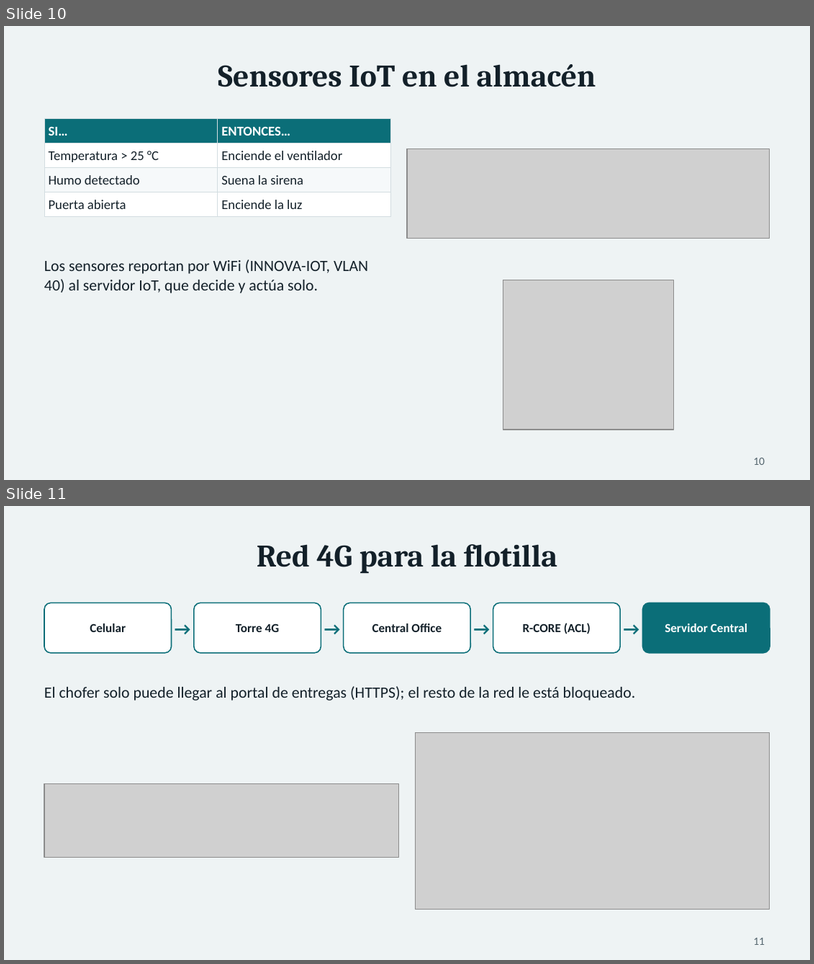
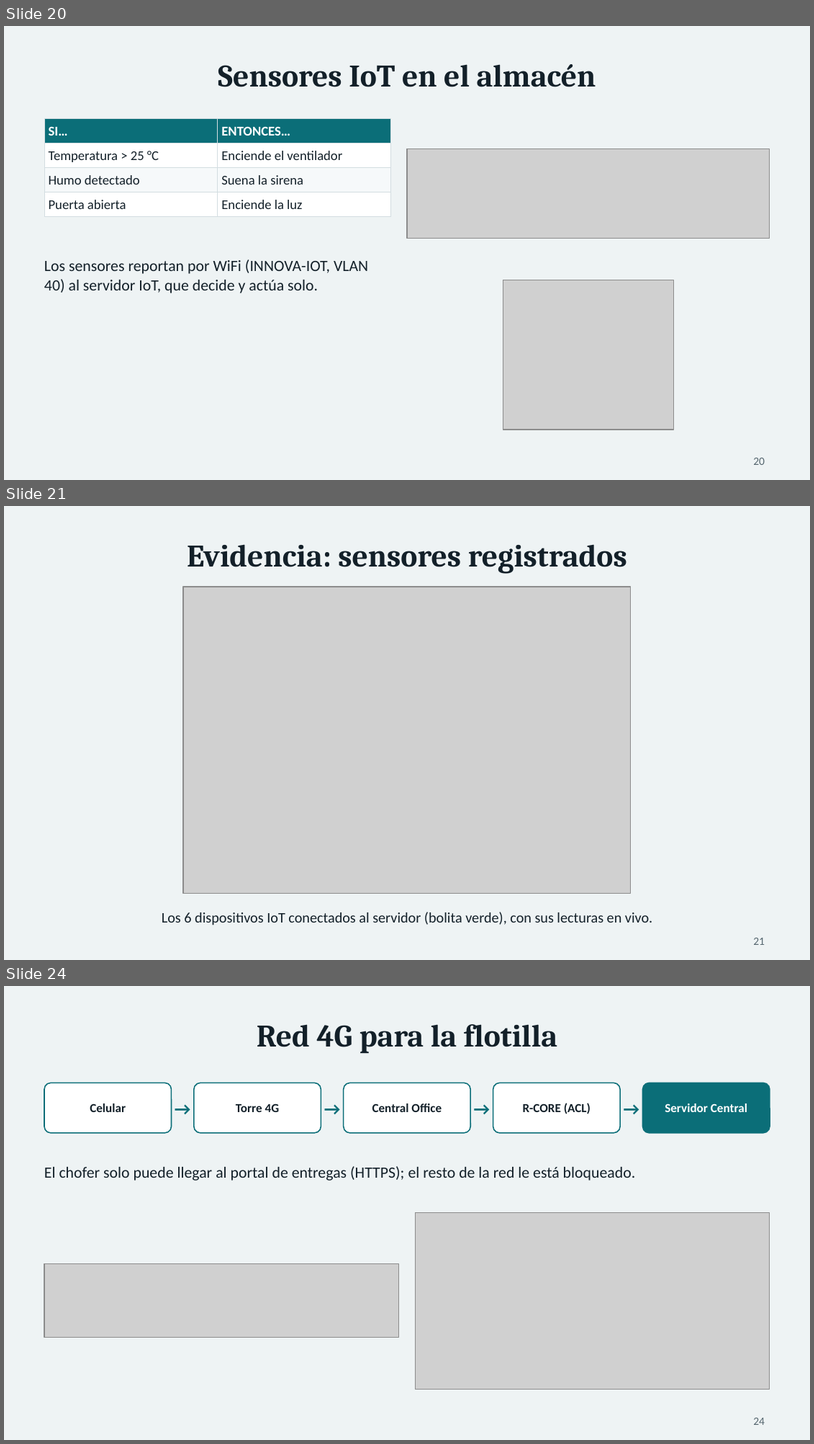
Before and after one commit to USX22/inalambricreds2, a slide deck: entregables/Presentacion_InnovaLogistics.pptx. Shown one above the other, each under a label of ours: slides 10 and 11 before the commit, slides 20, 21 and 24 after it; the slides between them are not shown. The pictures are 814x964 and 814x1444 pixels, drawn with LibreOffice and Linux fonts; fonts in the diff are those of the drawing; grey boxes stand for pictures. Boxes give left, top, right and bottom in pixels: in the first picture for what was removed or moved away, otherwise in the second. Text is boxed around its words. In the diff, an @@ line names an element or a change of style, - is before the commit and + after.

```diff
--- a/entregables/Presentacion_InnovaLogistics.pptx
+++ b/entregables/Presentacion_InnovaLogistics.pptx
@@ slide 21 added at [4, 506, 810, 960], background #EEF3F4 @@
@@ title added at [187, 544, 628, 574], 28 pt, text #132029, bold @@
+Evidencia: sensores registrados
@@ picture added at [183, 587, 630, 893] @@
@@ text added at [162, 911, 653, 925], 13 pt, text #132029 @@
+Los 6 dispositivos IoT conectados al servidor (bolita verde), con sus lecturas en vivo.
@@ page number added at [754, 937, 765, 944], 10 pt, text #55666F @@
+21
@@ what was slide 10 is now slide 20 @@
@@ page number at [754, 457, 765, 464]: text changed @@
-10
+20
@@ what was slide 11 is now slide 24 @@
@@ page number at [754, 1417, 765, 1424]: text changed @@
-11
+24
```
Also in this commit, not shown: 14 other slides added, 14 other files.
